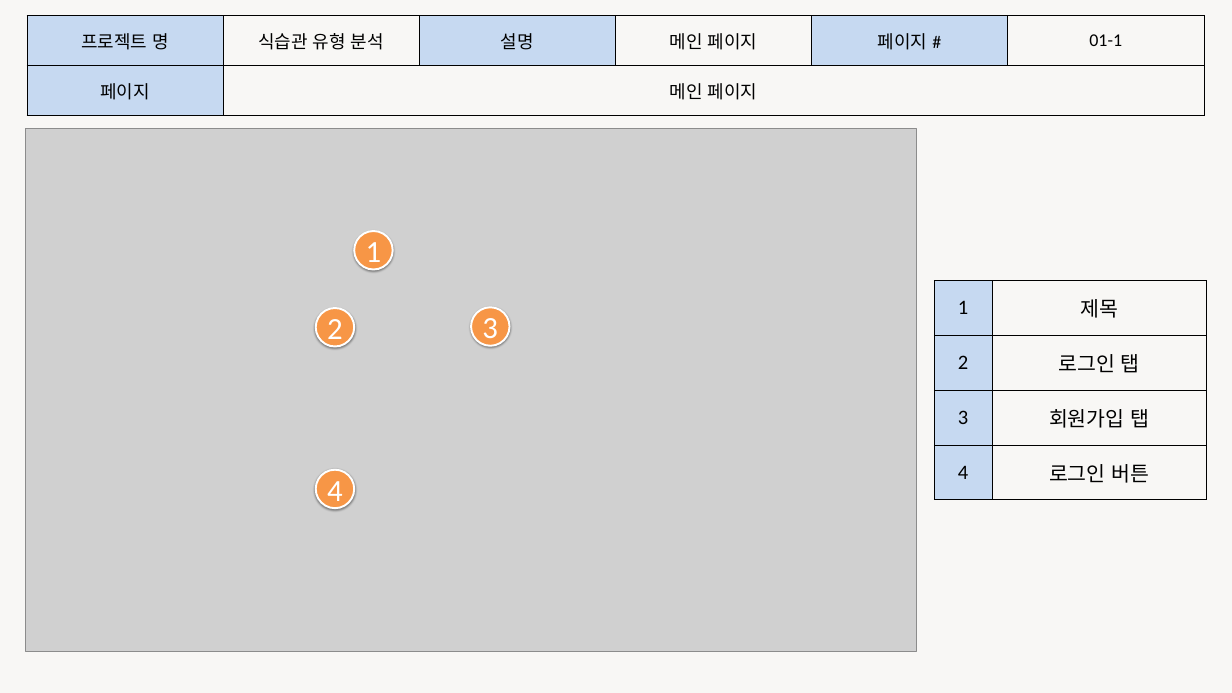
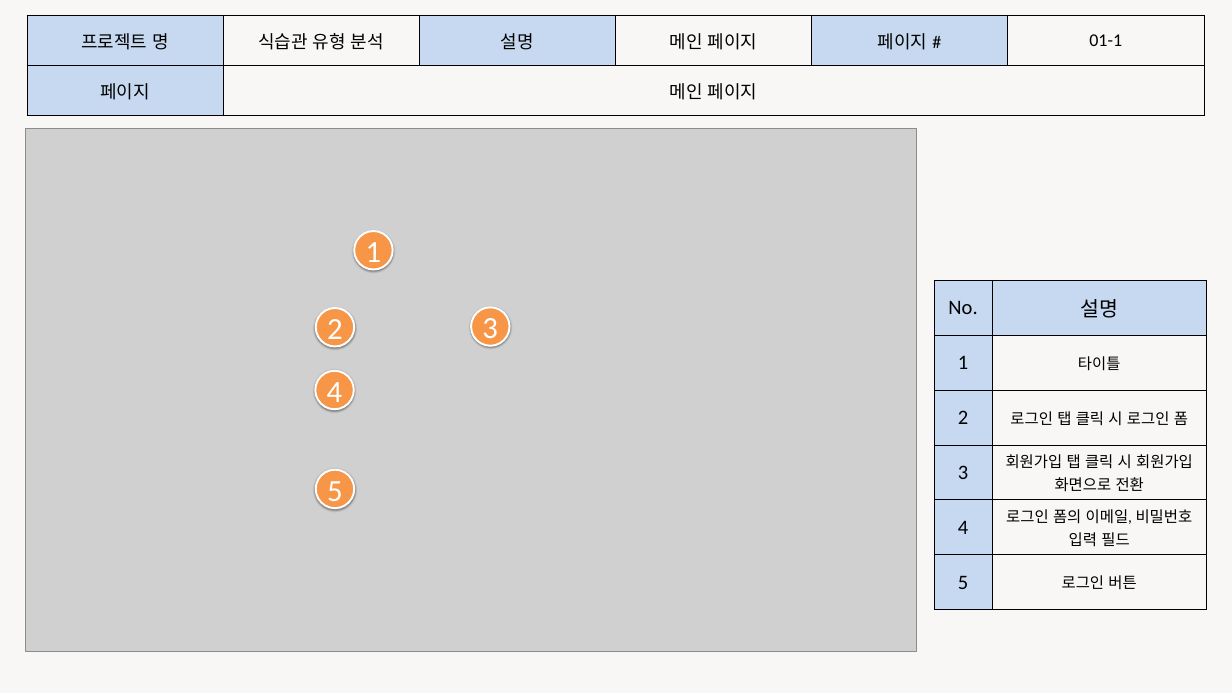
Before and after one commit to junsu8282/parkjunsu, a slide deck: slide 1 of 1차 프로젝트/3. 화면설계서_박준수.pptx. Drawn at 1232x693 pixels with LibreOffice and Linux fonts; fonts in the diff are those of the drawing; grey boxes stand for pictures. Boxes give left, top, right and bottom in pixels: in the first picture for what was removed or moved away, otherwise in the second. Text is boxed around its words. In the diff, an @@ line names an element or a change of style, - is before the commit and + after.

Commit message:
화면 설계서 완성

```diff
--- a/1차 프로젝트/3. 화면설계서_박준수.pptx
+++ b/1차 프로젝트/3. 화면설계서_박준수.pptx
@@ table at <box>934,280,1206,609</box> @@
-row 1: 1 | 제목
-row 2: 2 | 로그인 탭
-row 3: 3 | 회원가입 탭
-row 4: 4 | 로그인 버튼
+row 1: No. | 설명
+row 2: 1 | 타이틀
+row 3: 2 | 로그인 탭 클릭 시 로그인 폼
+row 4: 3 | 회원가입 탭 클릭 시 회원가입 화면으로 전환
+row 5: 4 | 로그인 폼의 이메일, 비밀번호 입력 필드
+row 6: 5 | 로그인 버튼
@@ ellipse "4": place and size @@
-ellipse "4" at <box>316,470,354,508</box>
+ellipse "4" at <box>315,371,353,409</box>
@@ ellipse added at <box>316,470,354,508</box>, fill #F79646, outline #FFFFFF 3 pt, 48 pt, text #FFFFFF @@
+5
```
Also in this commit, not shown: 4 other slides changed.
